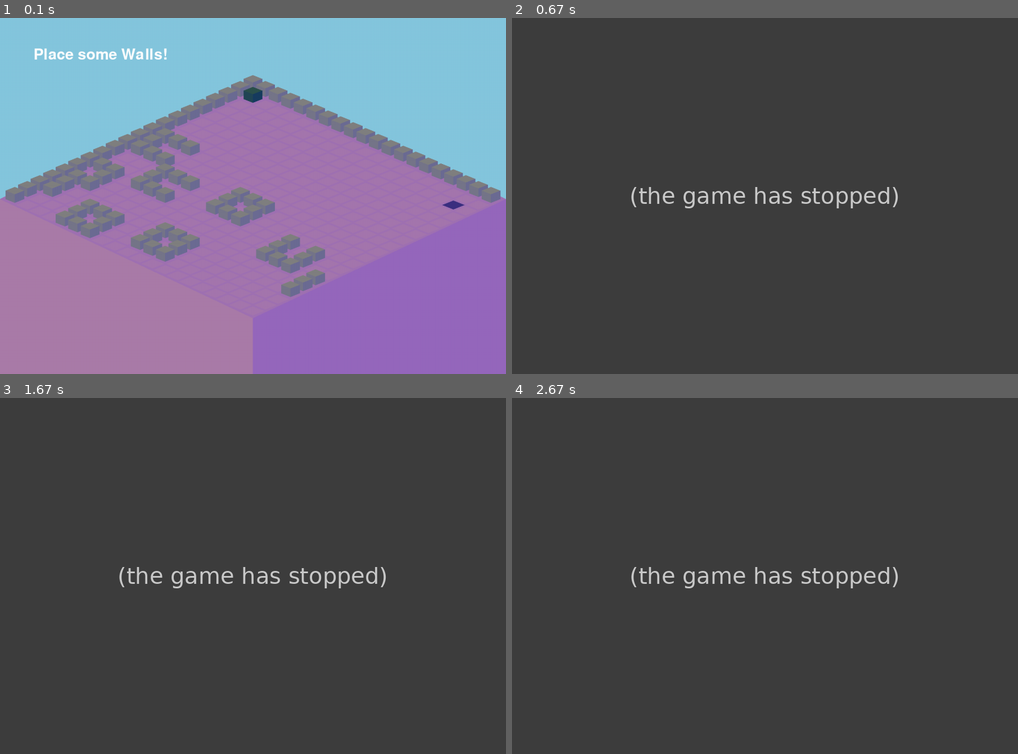
Above: before the commit, frames 1-4 (two rows, left to right).
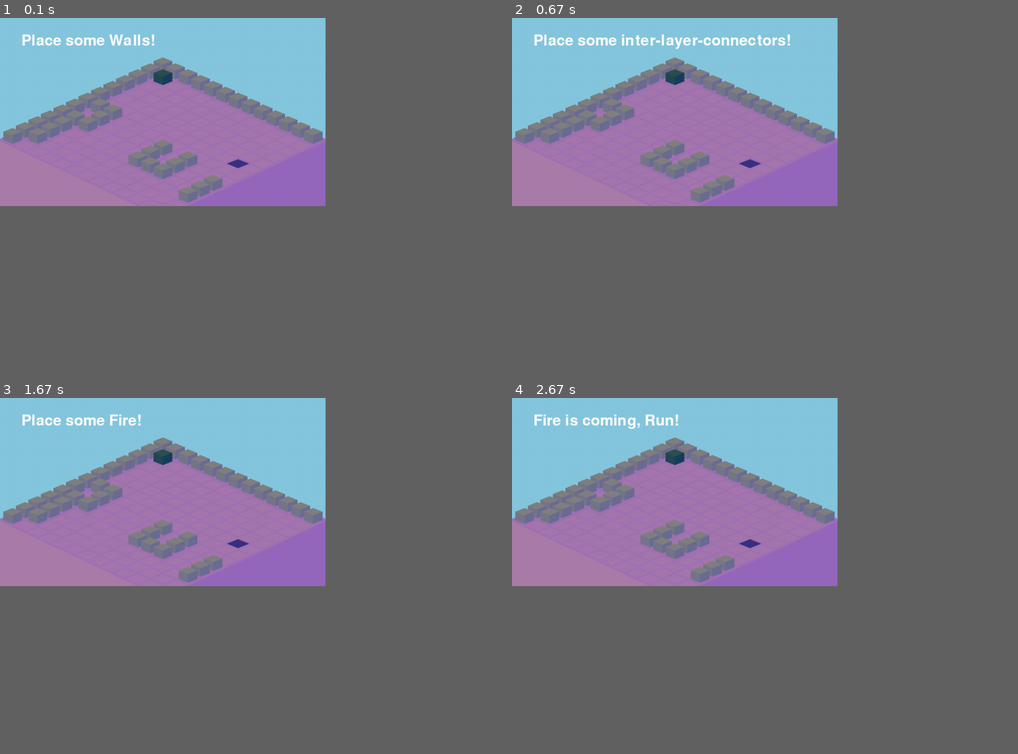
Above: after the commit, the same moments.

Repository: henrilaurin22-web/NEA-Pygame
Game: pygame game, started from NEA-Pygame-main/NEA_PYGAME/main.py
Two runs of this game, one before a commit and one after it. Both use one fixed random seed, a clock stepped at 60 frames per second and the inputs below.
Inputs (mouse positions are in pixels of both pictures, inside the frame that each line leads up to):
- Up to frame 1 (0.1 s): no input
- Up to frame 2 (0.67 s): hold Enter from 0.33 s (still down); hold D from 0.33 s (still down); move the mouse to (663, 121) at 0.37 s
- Up to frame 3 (1.67 s): release Enter at 0.8 s; release D at 0.8 s; tap Enter at 0.83, 1.17 s; hold D from 1.5 s (still down); move the mouse to (60, 462) at 1.53 s
- Up to frame 4 (2.67 s): release D at 1.97 s; tap Enter at 2.33 s
In our replay, the window is 900x634 before the commit and 579x335 after it. These sizes can differ from the game's own. Grey fills any space a smaller window leaves; there, only what the larger window draws over its background counts as a difference.

The runs differ from the first frame. In frame 1, 32% of the frame differs, in the area x 0-100%, y 0-79%; in frame 2, 34%, in the area x 0-77%, y 0-54%; in frame 3, 34%; in frame 4, 34%.
Before the commit the program exited at 0.38 s; later frames show no game.

Commit message:
NEA Pygame

Diff:
--- a/NEA-Pygame-main/NEA_PYGAME/Menu.py
+++ b/NEA-Pygame-main/NEA_PYGAME/Menu.py
@@ -27,12 +27,10 @@
 def StorePeople(Value):
     global PEOPLE
     PEOPLE = math.floor(Value)
-def StoreWidth(Value):
-    global GWIDTH
-    GWIDTH = math.floor(Value)
-def StoreHeight(Value):
-    global GHEIGHT
-    GHEIGHT = math.floor(Value)
+def StoreArea(Value):
+    global GWIDTH, GHEIGHT
+    GWIDTH = math.floor(math.sqrt(Value))
+    GHEIGHT = GWIDTH
 def StoreSpeed(Value):
     global GSPEED
     GSPEED = (Value)
@@ -45,14 +43,10 @@
 mainmenu.add.button("Quit", pygame_menu.events.EXIT)
 
 optionsmenu = pygame_menu.Menu("Options", 600, 400, theme=themes.THEME_BLUE)
-optionsmenu.add.range_slider(title="Grid width",
-    default=GWIDTH,              # Initial value
-    range_values=(int(0), int(50)),   # Min and max values
-    increment=1, onchange=StoreWidth)
-optionsmenu.add.range_slider(title="Grid Height",
-    default=GHEIGHT,              # Initial value
-    range_values=(int(0), int(50)),   # Min and max values
-    increment=1, onchange=StoreHeight)
+optionsmenu.add.range_slider(title="Grid Area",
+    default=GWIDTH*GHEIGHT,              # Initial value
+    range_values=(int(0), int(800)),   # Min and max values
+    increment=20, onchange=StoreArea)
 #optionsmenu.add.range_slider(title="Amount of people",
     #default=PEOPLE,              # Initial value
     #range_values=(int(0), int(50)),   # Min and max values
@@ -85,7 +79,6 @@
 
     if SettingsConfirmed == True:
         settings = {
-            #"PEOPLE": PEOPLE,
             "GWIDTH": GWIDTH,
             "GHEIGHT": GHEIGHT,
             "GSPEED": GSPEED,
--- a/NEA-Pygame-main/NEA_PYGAME/config.json
+++ b/NEA-Pygame-main/NEA_PYGAME/config.json
@@ -1 +1 @@
-{"GWIDTH": 20, "GHEIGHT": 20, "GSPEED": 0.30000000000000016, "MLevels": 6}
+{"GWIDTH": 13, "GHEIGHT": 13, "GSPEED": 0.5333333333333334, "MLevels": 4}
--- a/NEA-Pygame-main/NEA_PYGAME/main.py
+++ b/NEA-Pygame-main/NEA_PYGAME/main.py
@@ -1,4 +1,4 @@
-import random, pygame, math, time, heapq, json
+import random, pygame, math, time, heapq, json, sys
 from operator import add
 #---CLASSES---#
 
@@ -126,6 +126,7 @@
     def Destroy(self):
         if self in PeopleList:
             PeopleList.remove(self)
+            PeoplePositions.discard(self.GetPosition())
         del self
 
     def SetMultiplier(self, Nm):
@@ -201,8 +202,11 @@
 TICKRATE = 60
 GAMESPEED = Config["GSPEED"] #How many seconds before it updates
 #PEOPLEAMOUNT = Config["PEOPLE"]
+
 CurrentDrawState = 0
 STATES = [WALL, CONNECTOR, PERSON, FIRE]
+HIGHLIGHTED = tuple(map(add, STATES[CurrentDrawState], (-10,-10,-10)))
+
 GameRunning = False
 Count = 0
 
@@ -225,8 +229,17 @@
 CurrentLevel = 1
 
 #Resolution calculations
-ScreenWIDTH = math.ceil(GRIDWIDTH * (math.sqrt((SQUAREWIDTH * SQUAREWIDTH) + (SQUAREHEIGHT * SQUAREHEIGHT)) + OFFSET)) #CALCULATES THE DIAGONALWIDTH OF SQUARE AND BASES SCREEN OFF THAT
-ScreenHEIGHT = math.ceil(GRIDHEIGHT * (math.sqrt((SQUAREWIDTH * SQUAREWIDTH) + (SQUAREHEIGHT * SQUAREHEIGHT)) + OFFSET) *0.6) + (SQUAREHEIGHT*(MAXBoardLevels)) #IF ISSUE WITH SCALING TRY REMOVING /2
+#ScreenWIDTH = math.ceil(GRIDWIDTH * (math.sqrt((SQUAREWIDTH * SQUAREWIDTH) + (SQUAREHEIGHT * SQUAREHEIGHT)) + OFFSET)) #CALCULATES THE DIAGONALWIDTH OF SQUARE AND BASES SCREEN OFF THAT
+#ScreenHEIGHT = math.ceil(GRIDHEIGHT * (math.sqrt((SQUAREWIDTH * SQUAREWIDTH) + (SQUAREHEIGHT * SQUAREHEIGHT)) + OFFSET) *0.6) + (SQUAREHEIGHT*(MAXBoardLevels)) #IF ISSUE WITH SCALING TRY REMOVING /2
+
+ScreenWIDTH = int(
+    (GRIDWIDTH + GRIDHEIGHT) * (SQUAREWIDTH // 2 + OFFSET)
+)
+
+ScreenHEIGHT = int(
+    (GRIDWIDTH + GRIDHEIGHT) * (SQUAREHEIGHT // 2 + OFFSET)
+    + MAXBoardLevels * SQUAREHEIGHT
+)
 
 Graph ={}# Graph variable, stored as num of box (1-range): [num of neighbour box (1-range), weight of relationship]
 LayerConnectors = {}#The points at which you can go between the layers
@@ -249,7 +262,7 @@
     PolyPoints = [
         (XPos, YPos - 2*OFFSET),
         ((ProjISO((GRIDWIDTH,1))[0] + (SQUAREWIDTH // 2) + BORDER)  , (ProjISO((1,GRIDHEIGHT))[1]) + (SQUAREHEIGHT // 2)), #Right point
-        (XPos, ProjISO((GRIDHEIGHT, GRIDWIDTH))[1] + SQUAREHEIGHT + 2*OFFSET),
+        (XPos, ProjISO((GRIDWIDTH, GRIDHEIGHT))[1] + SQUAREHEIGHT + 2*OFFSET),
         ((ProjISO((1,GRIDHEIGHT))[0] - (SQUAREWIDTH // 2) - BORDER) , (ProjISO((1,GRIDHEIGHT))[1]) + (SQUAREHEIGHT // 2)) # left
     ]
     pygame.draw.polygon(Screen, Colour, PolyPoints)
@@ -265,7 +278,7 @@
     XPos, YPos = ProjISO(DefaultPosition)
     PolyPoints = [
             ((ProjISO((1,GRIDHEIGHT))[0] - (SQUAREWIDTH // 2) - BORDER) , (ProjISO((1,GRIDHEIGHT))[1]) + (SQUAREHEIGHT // 2)), # Top Left
-            (XPos, ProjISO((GRIDHEIGHT, GRIDWIDTH))[1] + SQUAREHEIGHT + 2*OFFSET), #Top right
+            (XPos, ProjISO((GRIDWIDTH, GRIDHEIGHT))[1] + SQUAREHEIGHT + 2*OFFSET), #Top right
             (XPos, ScreenHEIGHT), #Bottom Right
             ((ProjISO((1,GRIDHEIGHT))[0] - (SQUAREWIDTH // 2) - BORDER) , ScreenHEIGHT) # Bottom Left
         ]
@@ -276,7 +289,7 @@
     XPos, YPos = ProjISO(DefaultPosition)
     PolyPoints = [
             ((ProjISO((GRIDWIDTH,1))[0] + (SQUAREWIDTH // 2) + BORDER) , (ProjISO((1,GRIDHEIGHT))[1]) + (SQUAREHEIGHT // 2)), # Top Right
-            (XPos, ProjISO((GRIDHEIGHT, GRIDWIDTH))[1] + SQUAREHEIGHT + 2*OFFSET), #Top Left
+            (XPos, ProjISO((GRIDWIDTH, GRIDHEIGHT))[1] + SQUAREHEIGHT + 2*OFFSET), #Top Left
             (XPos, ScreenHEIGHT), #Bottom Left
             ((ProjISO((GRIDWIDTH,1))[0] + (SQUAREWIDTH // 2) + BORDER) , ScreenHEIGHT) # Bottom Right
         ]
@@ -496,13 +509,14 @@
 Tipper = (TICKRATE) * (GAMESPEED) #When the Ticker = Tipper * GAMESPEED then we know the game should update as it has been enough time
 
 def EndGameAndShowStats():
-    global DeadPeople, PeopleWhoDidNotMakeIt, PeopleWhoMadeIt, TimePassed, TotalPeopleAmount, running
+    global DeadPeople, PeopleWhoDidNotMakeIt, PeopleWhoMadeIt, TimePassed, TotalPeopleAmount, running, GameRunning
 
     print("The game has ended!")
     print(f"The total amount of people at the start was {TotalPeopleAmount}")
     print(f"The time passed was {TimePassed} and in that time {len(PeopleWhoDidNotMakeIt)} people didnt escape the fire\n and {len(PeopleWhoMadeIt)} who escaped!")
 
     running = False
+    pygame.quit(); sys.exit()
 
 def CreateText(TextToShow, Location, Size):
     global TextSurface, font, TextLocation
@@ -614,7 +628,7 @@
 
     for WallCell in WallPositions: #Draw The walls (this should happen at the end of create walls)
         WLevel, WNumber = WallCell
-        if WNumber < AREA and WNumber >= 1 and BoardLevels[WLevel][WNumber-1] not in [STARTCOLOUR, DESTINATION]:
+        if WNumber < AREA and WNumber >= 1 and BoardLevels[WLevel][WNumber-1].GetType() not in [STARTCOLOUR, DESTINATION]:
             Current_Cell = BoardLevels[WLevel][WNumber-1]
             Current_Cell.SetType(WALL)
             Current_Cell.SetWeight(WALLWEIGHT)
@@ -798,7 +812,7 @@
         for Neighbour in Graph[CurrentNodeNum]:
             NeighbourLevel, NeighbourNumber = Neighbour
 
-            if NeighbourLevel < 1 or NeighbourLevel > MAXBoardLevels or NeighbourNumber < 1 or NeighbourNumber > AREA or isinstance(BoardLevels[NeighbourLevel][NeighbourNumber-1], Person):
+            if NeighbourLevel < 1 or NeighbourLevel > MAXBoardLevels or NeighbourNumber < 1 or NeighbourNumber > AREA or isinstance(BoardLevels[NeighbourLevel][NeighbourNumber-1].GetType(), Person):
                 continue
 
             NeighborCell = BoardLevels[NeighbourLevel][NeighbourNumber-1]
@@ -1004,7 +1018,6 @@
 SetEnd((1, GRIDWIDTH+2)) # This is the "Fire exit"
 
 HighlightedCell = None #This is set to none so that I can overwrite it later to show which cell is hovered on
-HIGHLIGHTED = tuple(map(add, STATES[CurrentDrawState], (-10,-10,-10)))
 
 #Stuff that happens first but never again
 CreateWalls()
@@ -1081,21 +1094,21 @@
                         if CurrentPerson.GetPosition() == (CellLevel,CellNumber):
                             CurrentPerson.Destroy()
 
-            KeysDOWN = pygame.key.get_pressed()
-            if KeysDOWN[pygame.K_RETURN]: # Enter key pressed - move on to what to draw
-                if HighlightedCell != None:
-                    OldCellLevel, OldCellNumber = HighlightedCell #The old cell
-                    if BoardLevels[OldCellLevel][OldCellNumber-1].GetType() == HIGHLIGHTED:
-                        BoardLevels[OldCellLevel][OldCellNumber-1].SetType(FLOORCOLOUR)
-                    HighlightedCell = None
-
-                if CurrentDrawState+1 < len(STATES):
-                    CurrentDrawState +=1
-                    HIGHLIGHTED = tuple(map(add, STATES[CurrentDrawState], (-10,-10,-10)))
-
-                elif CurrentDrawState+1 >= len(STATES):
-                    GameRunning = True
-                    CreateText("Fire is coming, Run!", (ScreenWIDTH//15, ScreenHEIGHT//12), 60)
+            if event.type == pygame.KEYDOWN:
+                if event.key == pygame.K_RETURN: # Enter key pressed - move on to what to draw
+                    if HighlightedCell != None:
+                        OldCellLevel, OldCellNumber = HighlightedCell #The old cell
+                        if BoardLevels[OldCellLevel][OldCellNumber-1].GetType() == HIGHLIGHTED:
+                            BoardLevels[OldCellLevel][OldCellNumber-1].SetType(FLOORCOLOUR)
+                        HighlightedCell = None
+
+                    if CurrentDrawState+1 < len(STATES):
+                        CurrentDrawState +=1
+                        HIGHLIGHTED = tuple(map(add, STATES[CurrentDrawState], (-10,-10,-10)))
+
+                    elif CurrentDrawState+1 >= len(STATES):
+                        GameRunning = True
+                        CreateText("Fire is coming, Run!", (ScreenWIDTH//15, ScreenHEIGHT//12), 60)
 
     Screen.fill(BGCOLOUR) #Sets the background
 
@@ -1114,12 +1127,12 @@
                 TimePassed += 1
                 Count = 0
 
+            if len(DeadPeople) == TotalPeopleAmount:
+                EndGameAndShowStats()
+
             Ticker = 0
 
         Ticker += 1 #increment the ticker so we can see when to update
-
-        if len(DeadPeople) == TotalPeopleAmount:
-            EndGameAndShowStats()
 
     pygame.display.flip() #Refresh screen
     Clock.tick(TICKRATE) #Set refresh rate
